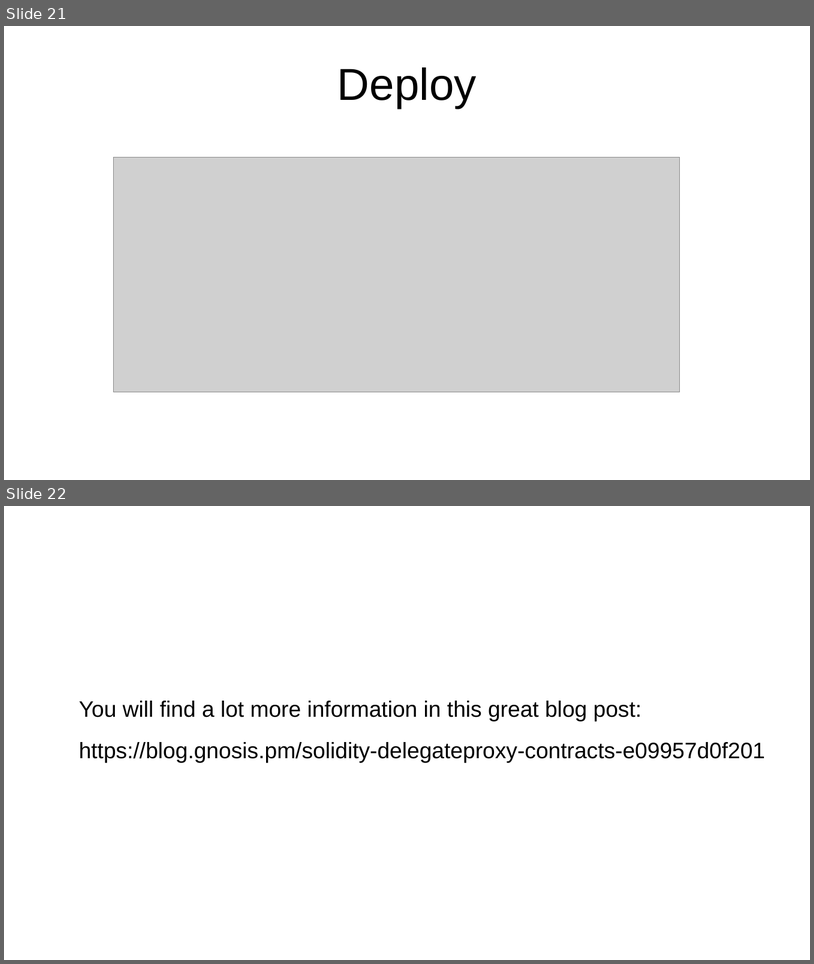
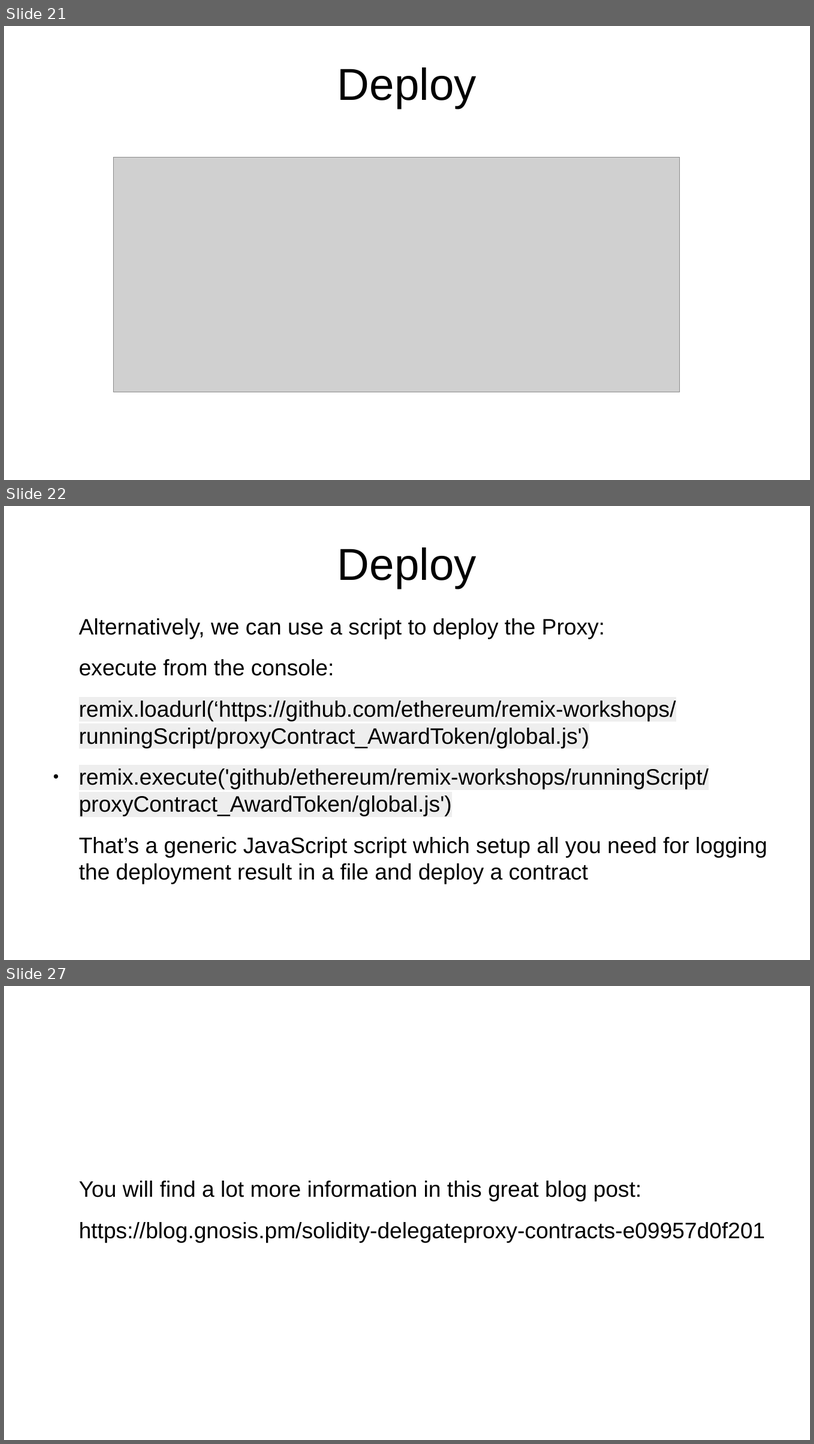
Before and after one commit to ethereum/remix-workshops, a slide deck: runningScript/proxyContract_AwardToken/ProxyContract.odp. Shown one above the other, each under a label of ours: slides 21 and 22 before the commit, slides 21, 22 and 27 after it; the slides between them are not shown. The pictures are 814x964 and 814x1444 pixels, drawn with LibreOffice and Linux fonts; fonts in the diff are those of the drawing; grey boxes stand for pictures. Boxes give left, top, right and bottom in pixels: in the first picture for what was removed or moved away, otherwise in the second. Text is boxed around its words. In the diff, an @@ line names an element or a change of style, - is before the commit and + after.

Commit message:
update slides

```diff
--- a/runningScript/proxyContract_AwardToken/ProxyContract.odp
+++ b/runningScript/proxyContract_AwardToken/ProxyContract.odp
@@ slide 22 added at <box>4,506,810,960</box>, background #FFFFFF @@
@@ title added at <box>338,547,477,588</box>, 44 pt, text #000000 @@
+Deploy
@@ text added at <box>79,618,768,884</box>, 22 pt, text #000000 @@
+Alternatively, we can use a script to deploy the Proxy:
+execute from the console:
+remix.loadurl(‘https://github.com/ethereum/remix-workshops/runningScript/proxyContract_AwardToken/global.js')
+● remix.execute('github/ethereum/remix-workshops/runningScript/proxyContract_AwardToken/global.js')
+That’s a generic JavaScript script which setup all you need for logging the deployment result in a file and deploy a contract
@@ what was slide 22 is now slide 27 @@
```
Also in this commit, not shown: 4 other slides added, 2 other files.
